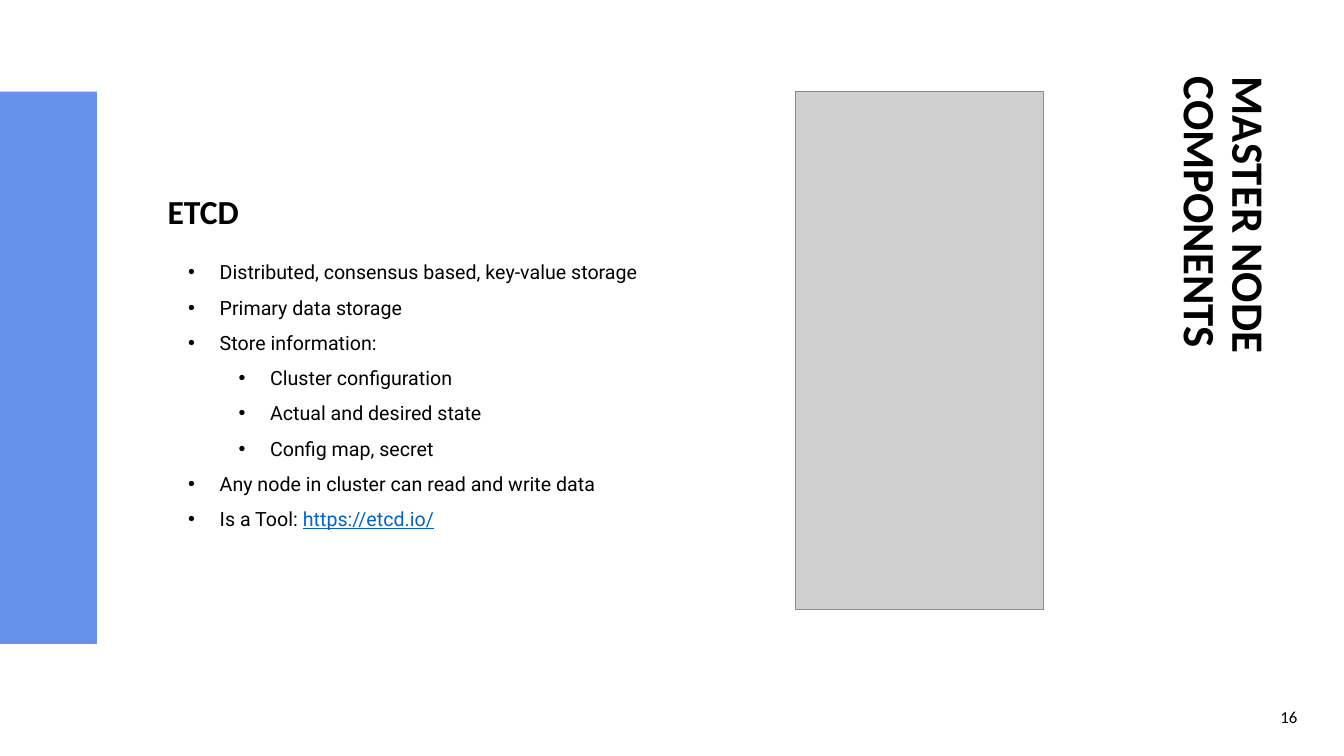
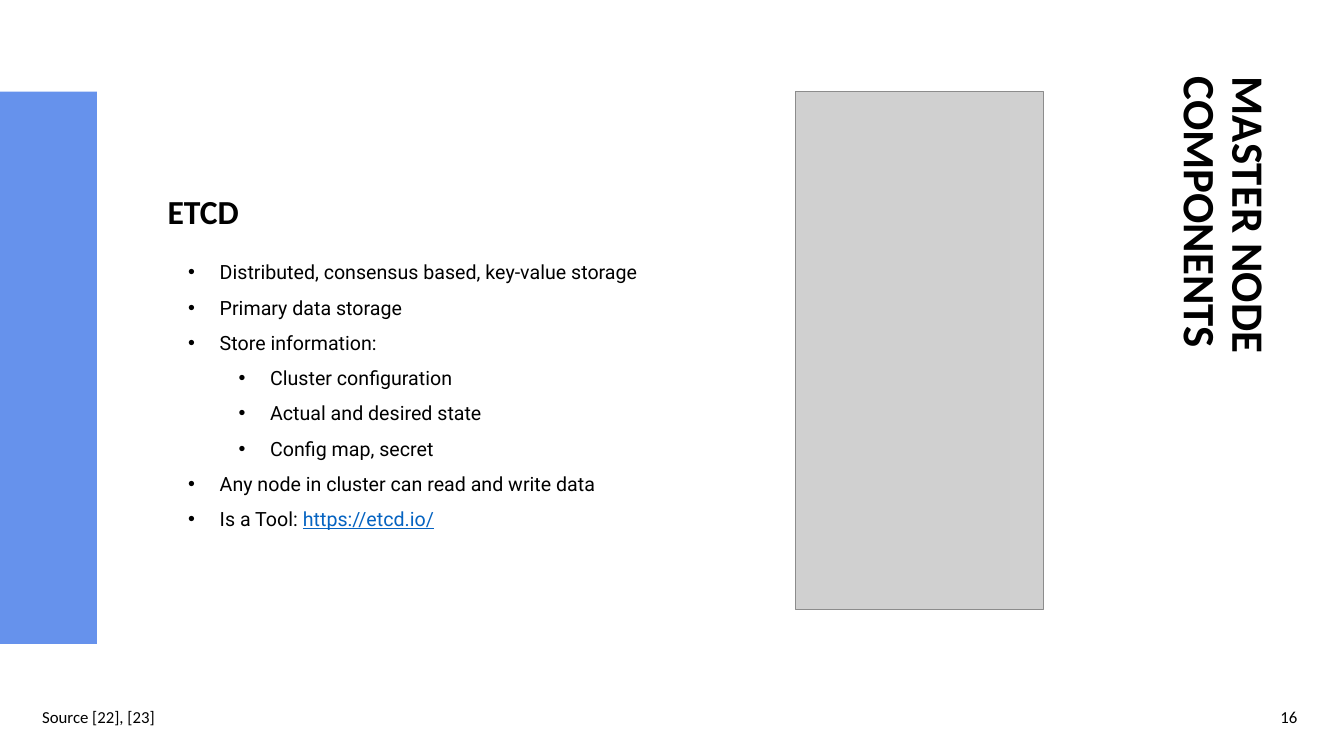
Before and after one commit to sebivenlo/esde_kubernetes_2022, a slide deck: slide 21 of Presentation/Kubernetes.pptx. Drawn at 1344x756 pixels with LibreOffice and Linux fonts; fonts in the diff are those of the drawing; grey boxes stand for pictures. Boxes give left, top, right and bottom in pixels: in the first picture for what was removed or moved away, otherwise in the second. Text is boxed around its words. In the diff, an @@ line names an element or a change of style, - is before the commit and + after.

```diff
--- a/Presentation/Kubernetes.pptx
+++ b/Presentation/Kubernetes.pptx
@@ text added at bbox=[42, 711, 154, 726], 12 pt, text #000000 @@
+Source [22], [23]
```
Also in this commit, not shown: 6 other slides changed, 1 other file.
